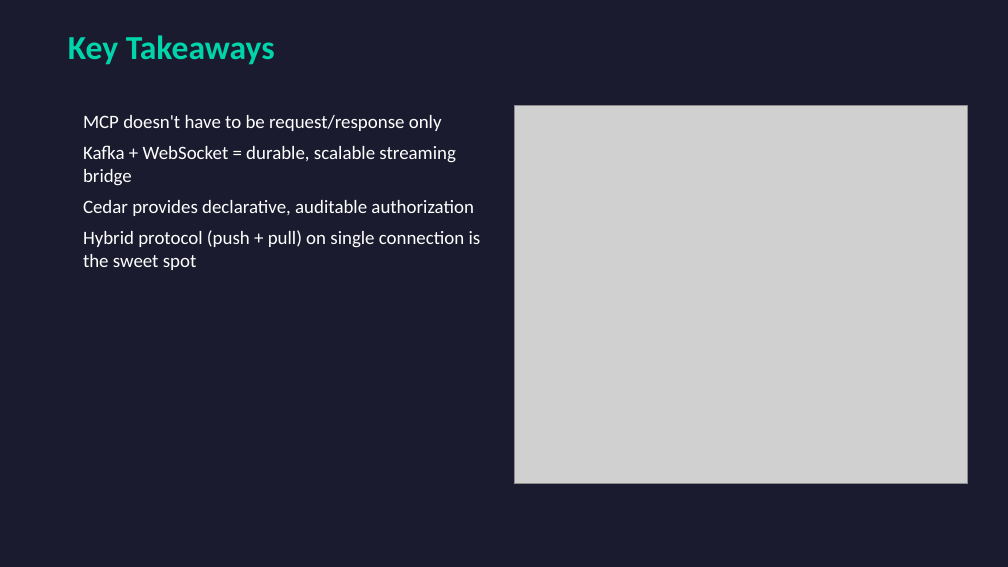
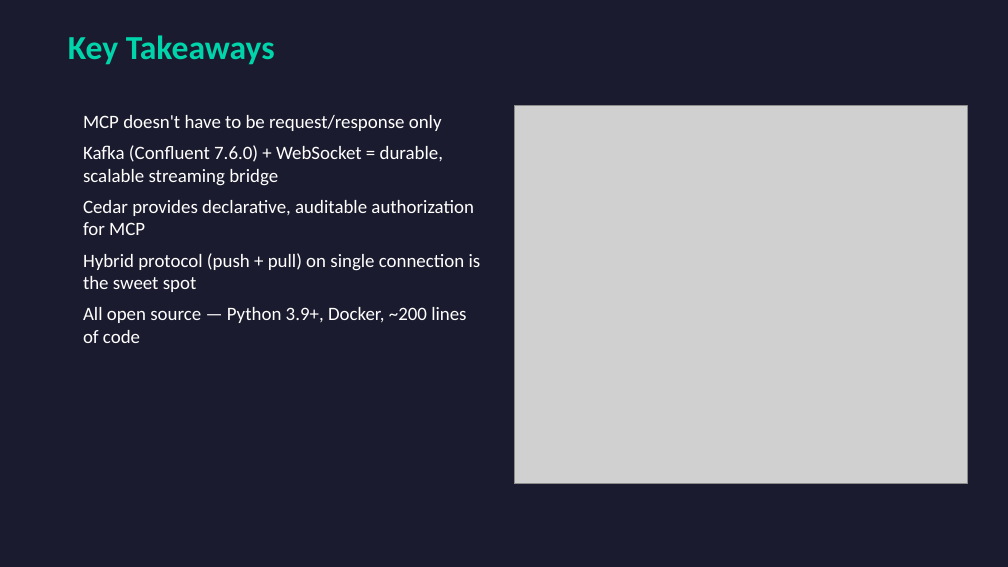
Before and after one commit to hakohli/mcp-streaming-demo, a slide deck: slide 11 of MCP_Live_Streaming_Context.pptx. Drawn at 1008x567 pixels with LibreOffice and Linux fonts; fonts in the diff are those of the drawing; grey boxes stand for pictures. Boxes give left, top, right and bottom in pixels: in the first picture for what was removed or moved away, otherwise in the second. Text is boxed around its words. In the diff, an @@ line names an element or a change of style, - is before the commit and + after.

```diff
--- a/MCP_Live_Streaming_Context.pptx
+++ b/MCP_Live_Streaming_Context.pptx
@@ text at <box>83,145,473,235</box>: text changed @@
-Kafka + WebSocket = durable, scalable streaming bridge
-Cedar provides declarative, auditable authorization
+Kafka (Confluent 7.6.0) + WebSocket = durable, scalable streaming bridge
+Cedar provides declarative, auditable authorization for MCP
@@ text at <box>83,307,466,343</box>: paragraph added @@
+All open source — Python 3.9+, Docker, ~200 lines of code
```
Also in this commit, not shown: 2 other slides changed, 1 other file.
